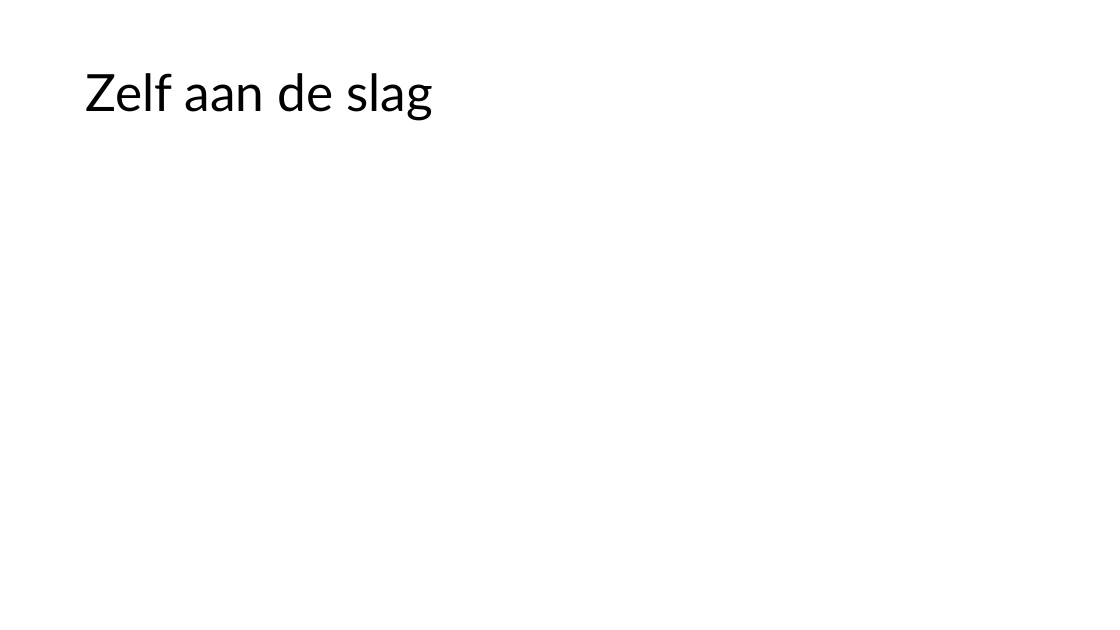
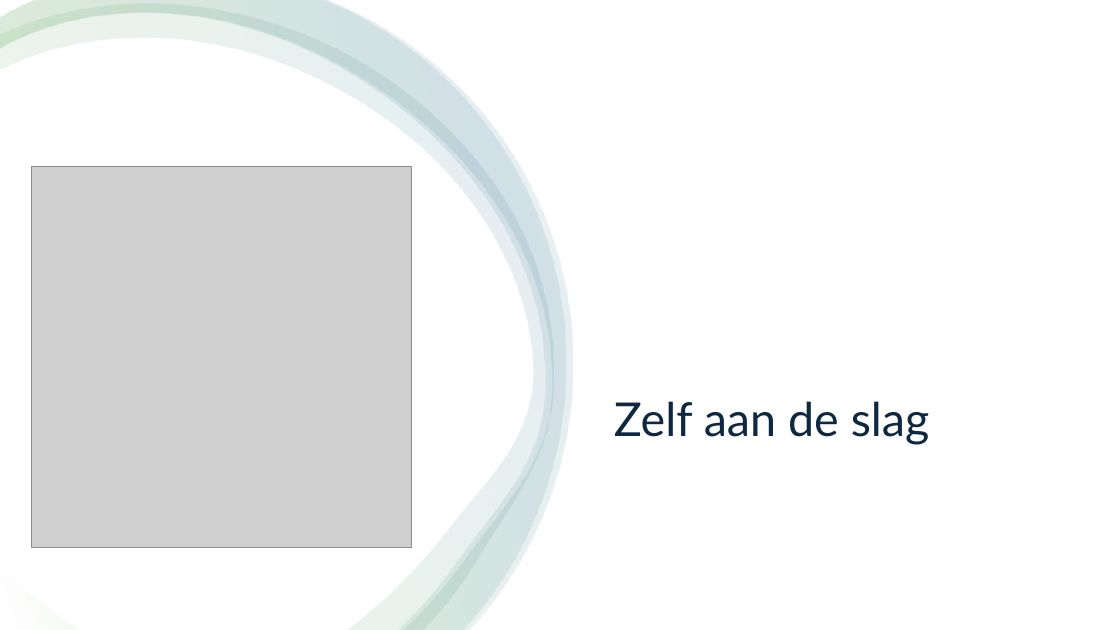
Before and after one commit to jaccovdalfsen/SoliOpdrachten, a slide deck: slide 4 of pithon.pptx. Drawn at 1120x630 pixels with LibreOffice and Linux fonts; fonts in the diff are those of the drawing; grey boxes stand for pictures. Boxes give left, top, right and bottom in pixels: in the first picture for what was removed or moved away, otherwise in the second. Text is boxed around its words. In the diff, an @@ line names an element or a change of style, - is before the commit and + after.

```diff
--- a/pithon.pptx
+++ b/pithon.pptx
@@ rectangle added at <box>0,0,1120,630</box>, fill #FFFFFF @@
@@ freeform shape added at <box>0,3,554,630</box>, fill gradient #FFFFFF to #4EA72E to #156082 @@
@@ freeform shape added at <box>0,0,566,630</box>, fill gradient #FFFFFF to #4EA72E to #156082 @@
@@ freeform shape added at <box>0,0,573,629</box>, fill gradient #FFFFFF to #4EA72E to #156082 @@
@@ picture added at <box>31,167,412,548</box> @@
@@ title "Zelf aan de slag": place and size @@
-title "Zelf aan de slag" at <box>85,73,433,120</box>
+title "Zelf aan de slag" at <box>614,401,930,445</box>
@@ title "Zelf aan de slag" at <box>614,401,930,445</box>: size 44 to 40 pt, text colour #000000 to #0E2841; vertical alignment middle to top @@
```
Also in this commit, not shown: 2 other slides changed, 1 slide added, 3 slides removed.
